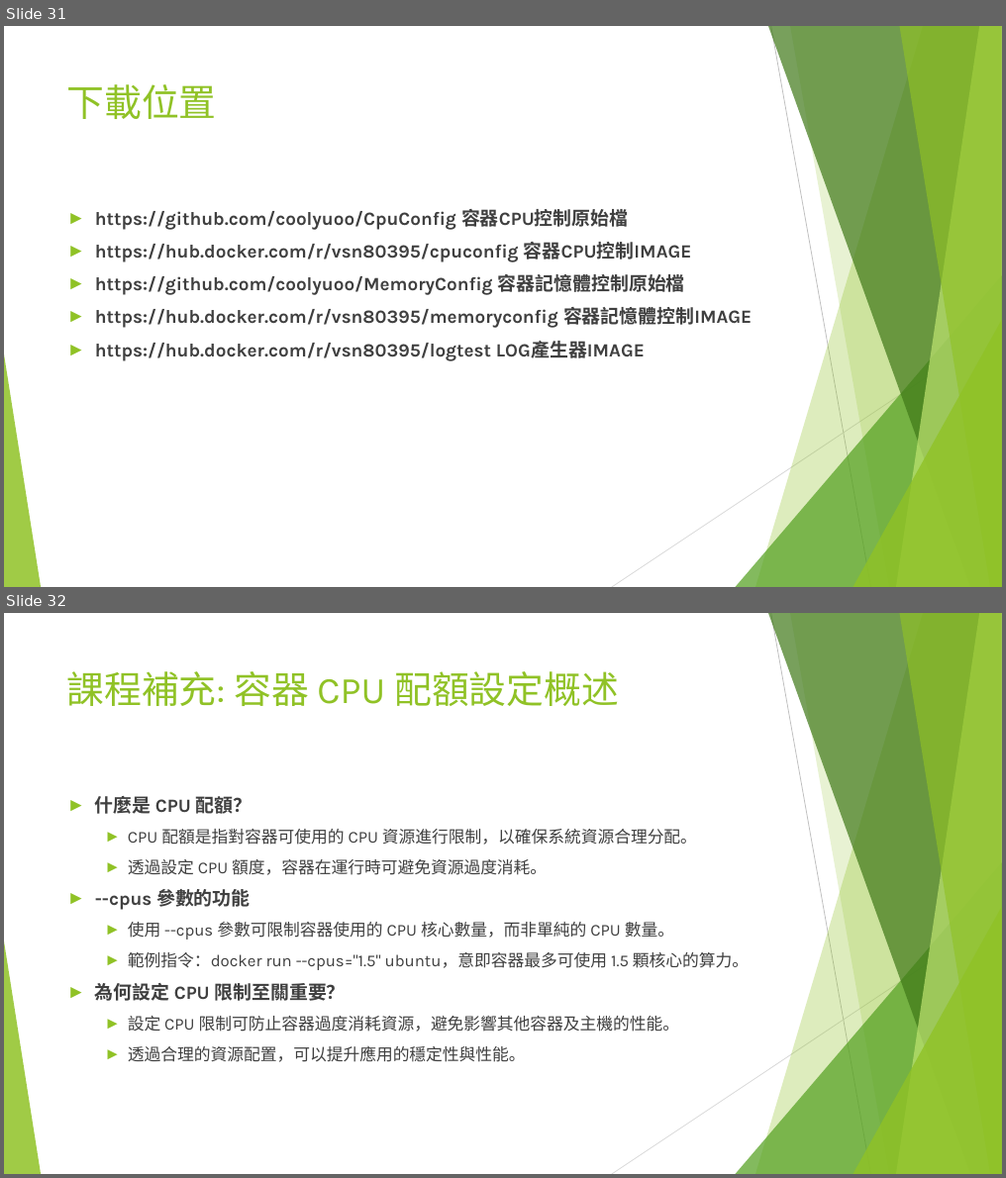
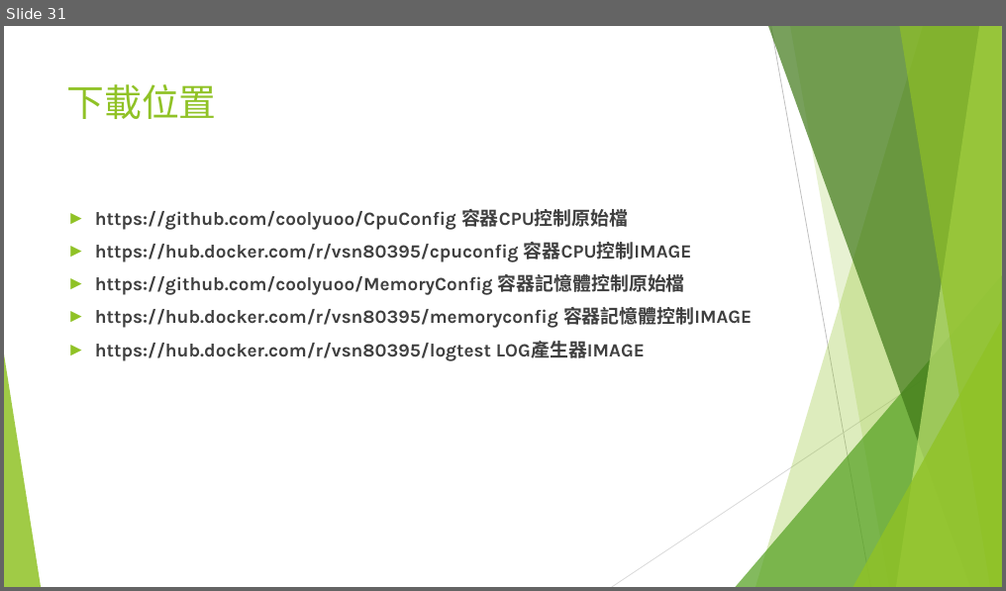
Before and after one commit to coolyuoo/Docker.Class4, a slide deck: 單元4.容器資源配置.pptx. Shown one above the other, each under a label of ours: slides 31 and 32 before the commit, slide 31 after it. The pictures are 1006x1178 and 1006x591 pixels, drawn with LibreOffice and Linux fonts; fonts in the diff are those of the drawing. Boxes give left, top, right and bottom in pixels: in the first picture for what was removed or moved away, otherwise in the second. Text is boxed around its words. In the diff, an @@ line names an element or a change of style, - is before the commit and + after.

```diff
--- a/單元4.容器資源配置.pptx
+++ b/單元4.容器資源配置.pptx
@@ slide 32 removed at (4,613,1002,1174), background #FFFFFF; not listed: 10 template elements that a slide beside it also shows @@
@@ title removed at (67,671,619,706) @@
-課程補充: 容器 CPU 配額設定概述
@@ text removed at (95,796,748,1062) @@
-► 什麼是 CPU 配額？
-  ► CPU 配額是指對容器可使用的 CPU 資源進行限制，以確保系統資源合理分配。
-  ► 透過設定 CPU 額度，容器在運行時可避免資源過度消耗。
-► --cpus 參數的功能
-  ► 使用 --cpus 參數可限制容器使用的 CPU 核心數量，而非單純的 CPU 數量。
-  ► 範例指令：docker run --cpus="1.5" ubuntu，意即容器最多可使用 1.5 顆核心的算力。
-► 為何設定 CPU 限制至關重要？
-  ► 設定 CPU 限制可防止容器過度消耗資源，避免影響其他容器及主機的性能。
-  ► 透過合理的資源配置，可以提升應用的穩定性與性能。
```
Also in this commit, not shown: 1 slide changed, 35 other slides removed, 1 other file.
